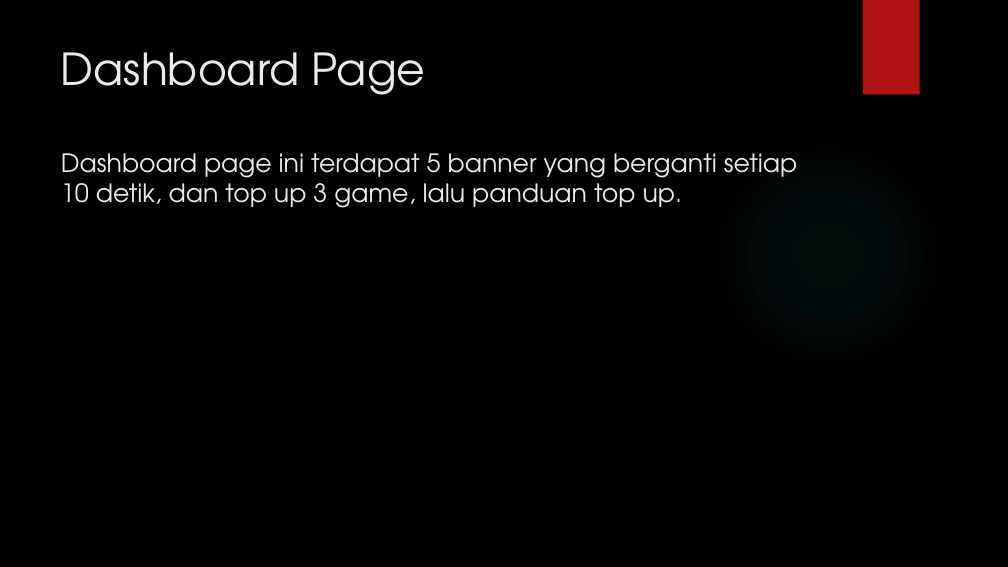
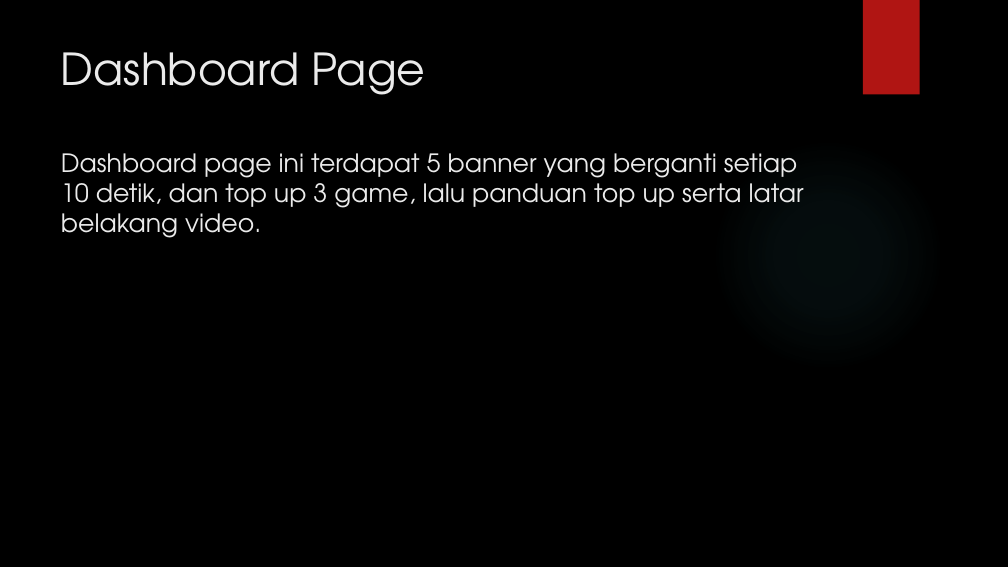
Before and after one commit to pedee13/kelompok3-X-TJKT, a slide deck: slide 12 of laporan ppt/Kelompok 3.pptx. Drawn at 1008x567 pixels with LibreOffice and Linux fonts; fonts in the diff are those of the drawing; background and template pictures are left out. Boxes give left, top, right and bottom in pixels: in the first picture for what was removed or moved away, otherwise in the second. Text is boxed around its words. In the diff, an @@ line names an element or a change of style, - is before the commit and + after.

```diff
--- a/laporan ppt/Kelompok 3.pptx
+++ b/laporan ppt/Kelompok 3.pptx
@@ title at bbox=[61, 52, 804, 238]: text changed @@
-Dashboard Page
-Dashboard page ini terdapat 5 banner yang berganti setiap 10 detik, dan top up 3 game, lalu panduan top up.
+Dashboard Page
+Dashboard page ini terdapat 5 banner yang berganti setiap 10 detik, dan top up 3 game, lalu panduan top up serta latar belakang video.
```
Also in this commit, not shown: 4 slides added, 9 other files.
